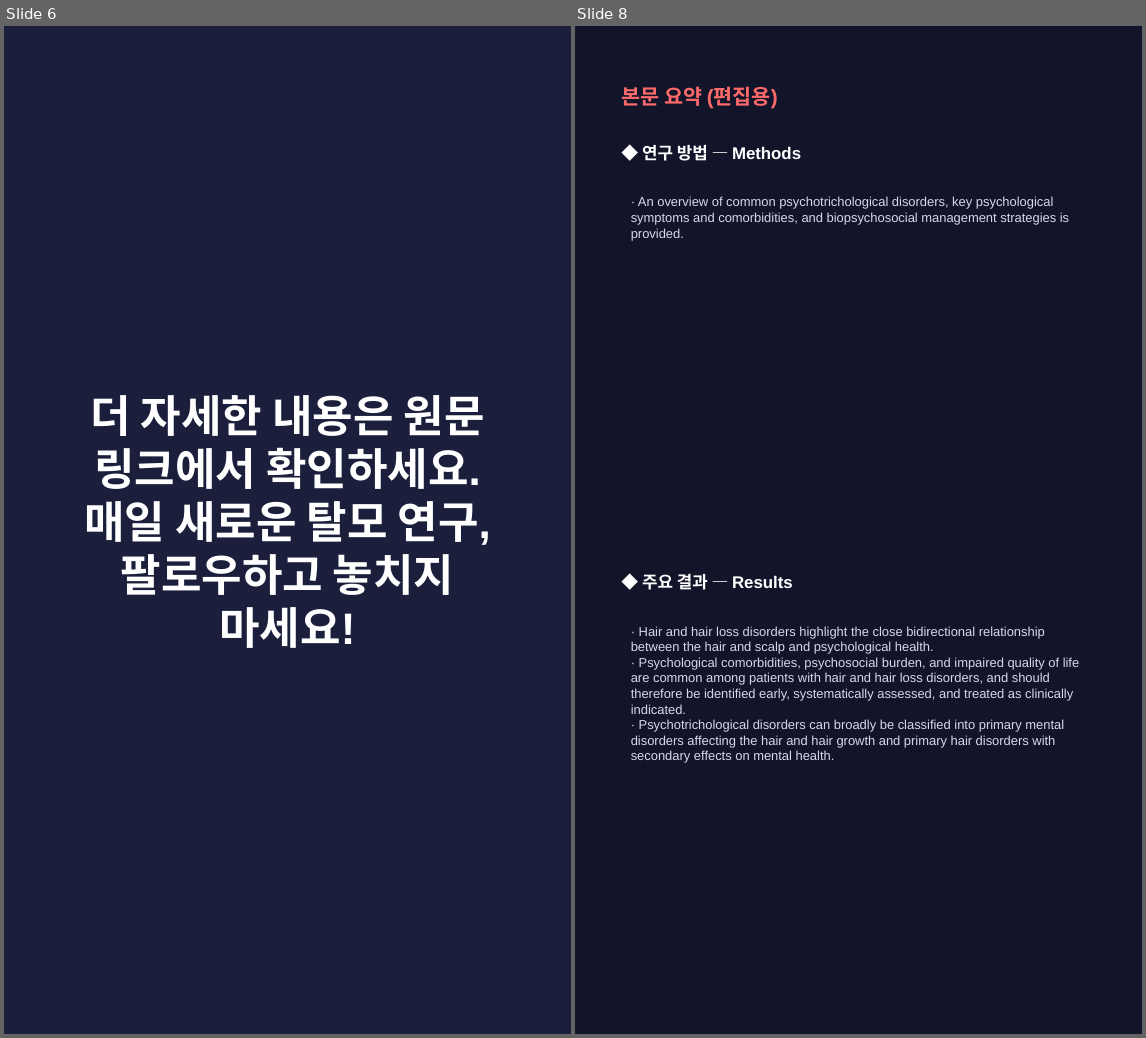
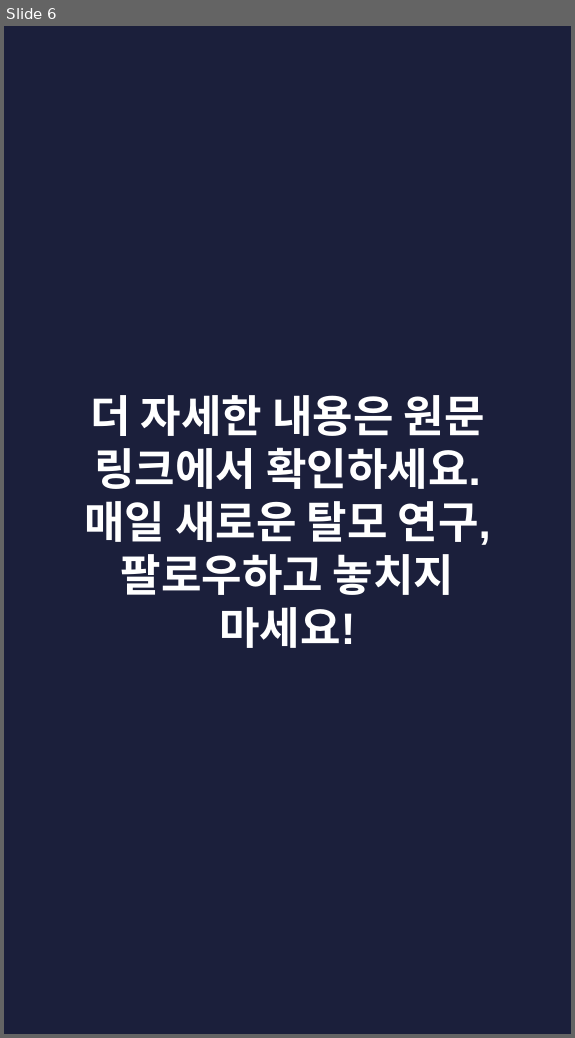
Before and after one commit to hyokang2010-BJ-ANTH/product-builder-test, a slide deck: pwa/data/latest/slides.pptx. Shown side by side, each under a label of ours: slides 6 and 8 before the commit, slide 6 after it; the slides between them are not shown. The pictures are 1146x1038 and 575x1038 pixels, drawn with LibreOffice and Linux fonts; fonts in the diff are those of the drawing. Boxes give left, top, right and bottom in pixels: in the first picture for what was removed or moved away, otherwise in the second. Text is boxed around its words. In the diff, an @@ line names an element or a change of style, - is before the commit and + after.

```diff
--- a/pwa/data/latest/slides.pptx
+++ b/pwa/data/latest/slides.pptx
@@ slide 8 removed at [575,26,1142,1034], background #12142A @@
@@ text removed at [621,86,778,109] @@
-본문 요약 (편집용)
@@ text removed at [642,145,801,161] @@
-◆ 연구 방법 — Methods
@@ text removed at [631,196,1069,240] @@
-· An overview of common psychotrichological disorders, key psychological symptoms and comorbidities, and biopsychosocial management strategies is provided.
@@ text removed at [642,574,793,590] @@
-◆ 주요 결과 — Results
@@ text removed at [631,626,1079,763] @@
-· Hair and hair loss disorders highlight the close bidirectional relationship between the hair and scalp and psychological health.
-· Psychological comorbidities, psychosocial burden, and impaired quality of life are common among patients with hair and hair loss disorders, and should therefore be identified early, systematically assessed, and treated as clinically indicated.
-· Psychotrichological disorders can broadly be classified into primary mental disorders affecting the hair and hair growth and primary hair disorders with secondary effects on mental health.
```
Also in this commit, not shown: 2 slides changed, 5 slides added, 5 other slides removed, 26 other files.
